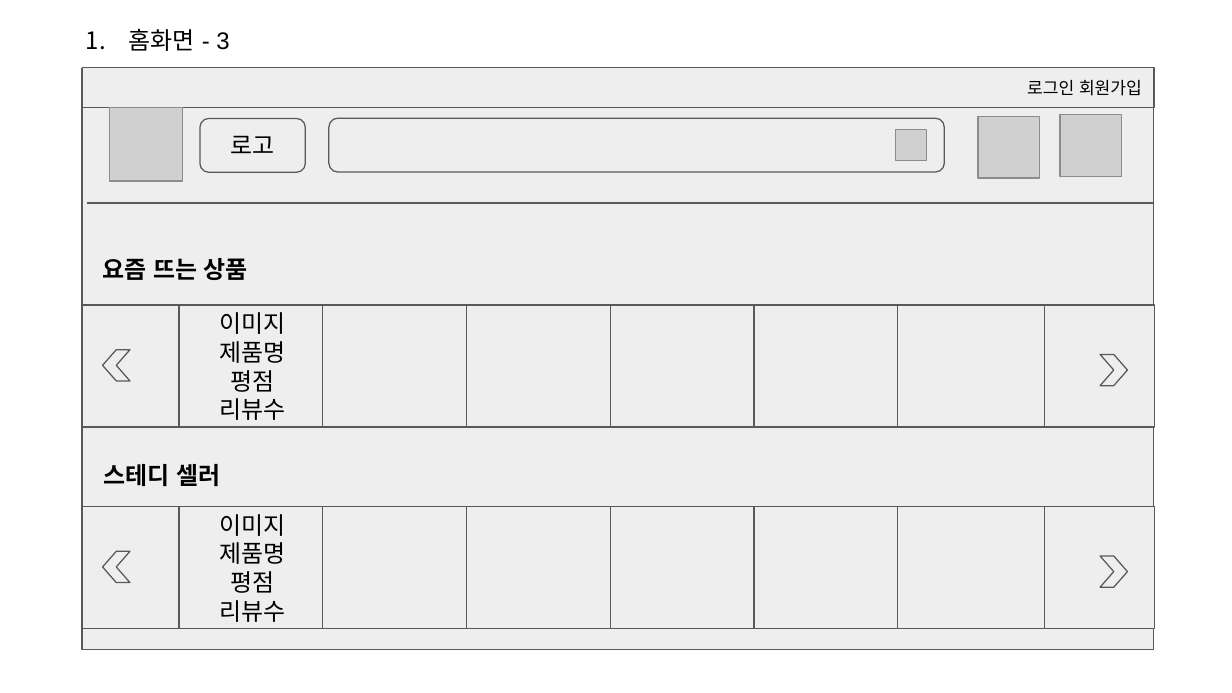
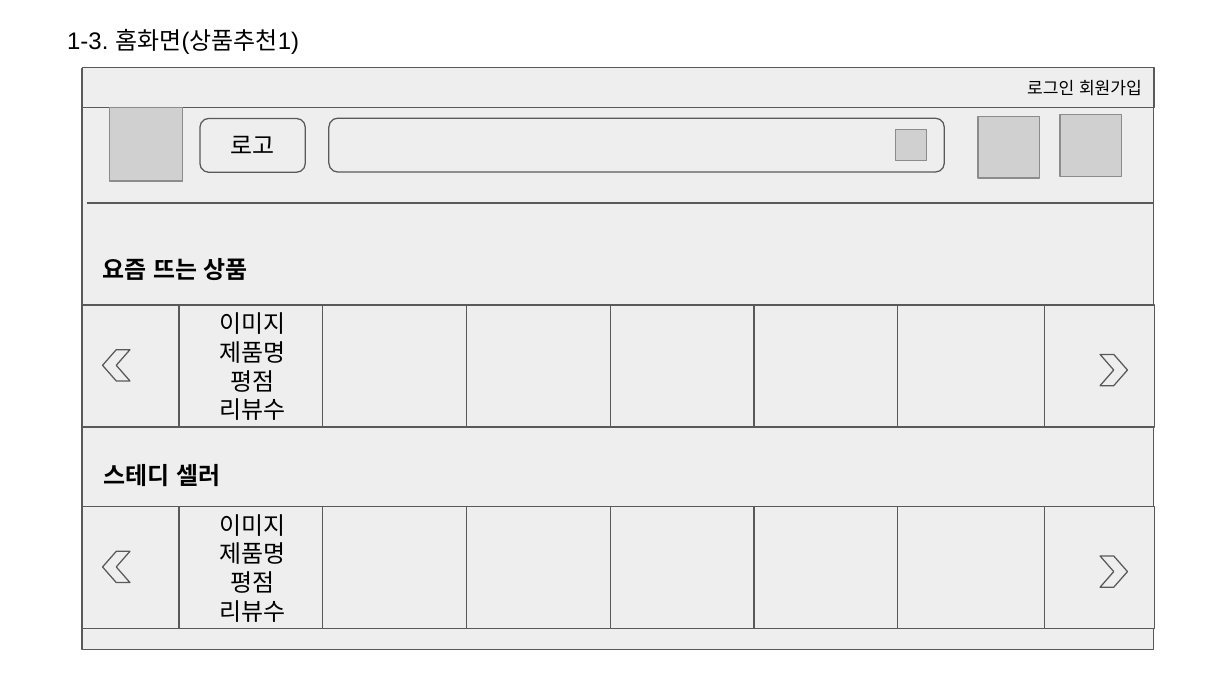
Before and after one commit to smileeeey/DDoreka, a slide deck: slide 3 of doc/공통 프로젝트(쇼핑몰).pptx. Drawn at 1232x693 pixels with LibreOffice and Linux fonts; fonts in the diff are those of the drawing; grey boxes stand for pictures. Boxes give left, top, right and bottom in pixels: in the first picture for what was removed or moved away, otherwise in the second. Text is boxed around its words. In the diff, an @@ line names an element or a change of style, - is before the commit and + after.

```diff
--- a/doc/공통 프로젝트(쇼핑몰).pptx
+++ b/doc/공통 프로젝트(쇼핑몰).pptx
@@ text at bbox=[67, 29, 299, 54]: text changed @@
-1. 홈화면 - 3
+1-3. 홈화면(상품추천1)
```
Also in this commit, not shown: 11 other slides changed, 17 slides added, 4 other files.
